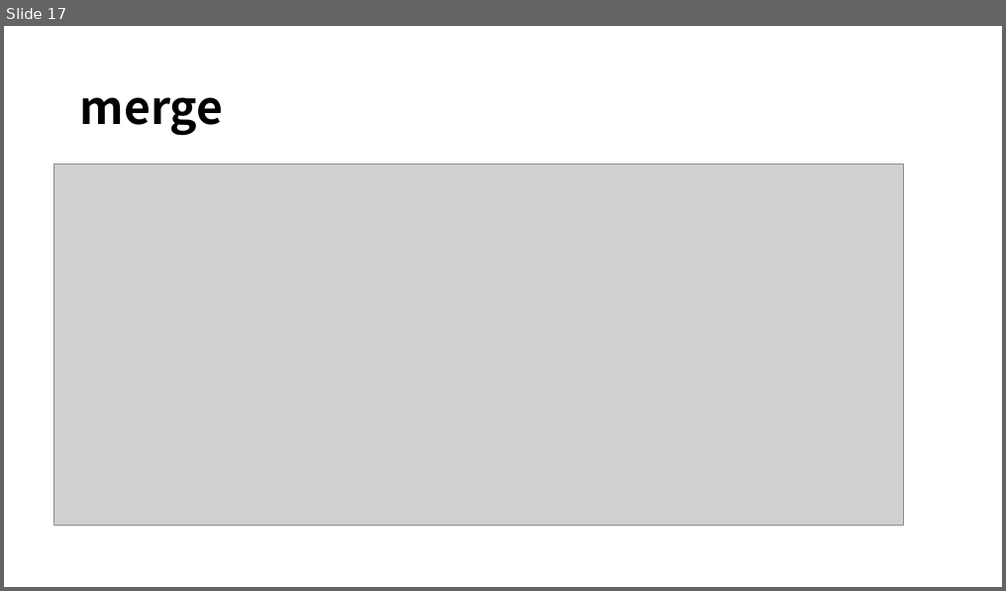
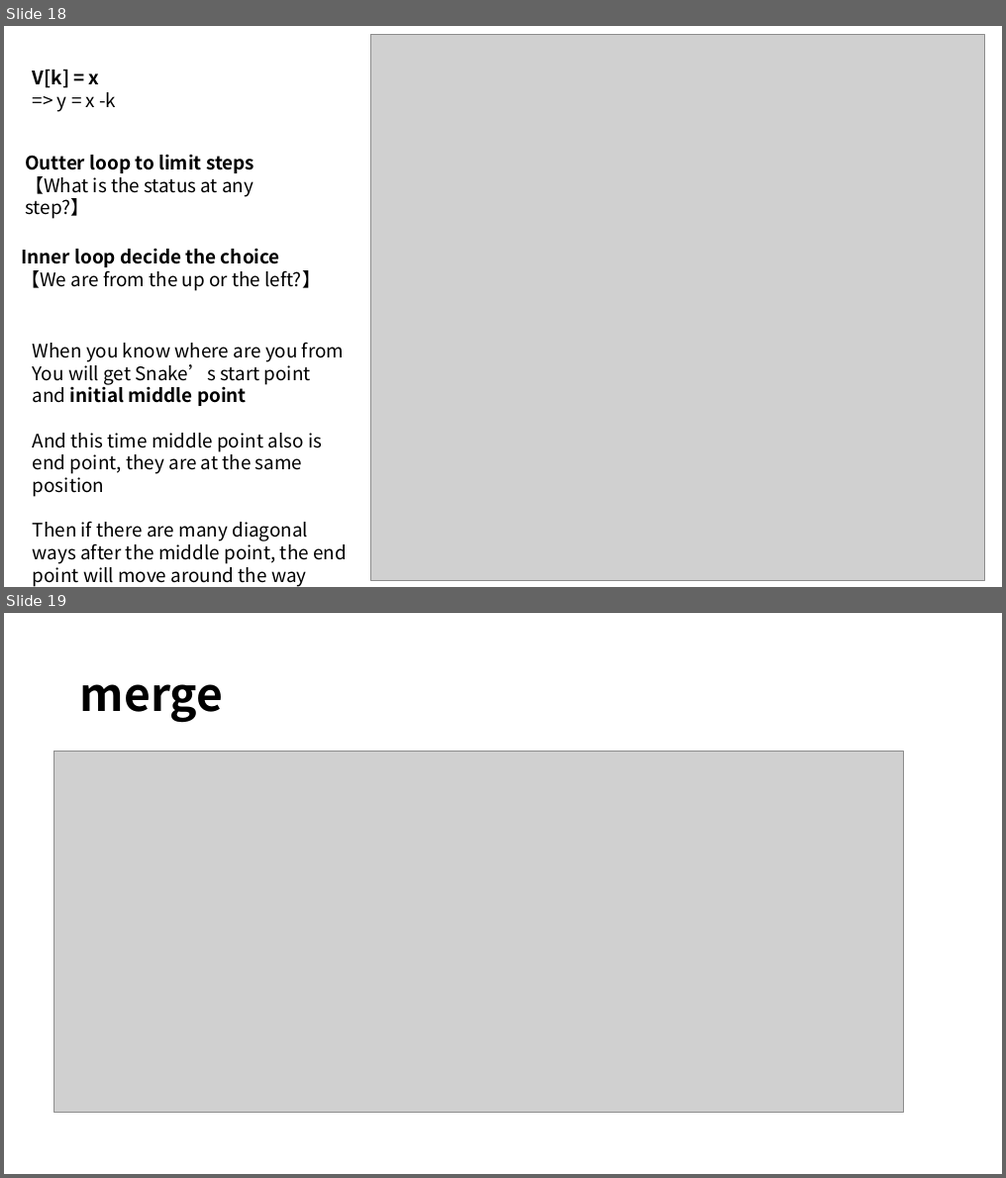
Before and after one commit to ReZeroS/git, a slide deck: doc/ZIT.pptx. Shown one above the other, each under a label of ours: slide 17 before the commit, slides 18 and 19 after it. The pictures are 1006x591 and 1006x1178 pixels, drawn with LibreOffice and Linux fonts; fonts in the diff are those of the drawing; grey boxes stand for pictures. Boxes give left, top, right and bottom in pixels: in the first picture for what was removed or moved away, otherwise in the second. Text is boxed around its words. In the diff, an @@ line names an element or a change of style, - is before the commit and + after.

```diff
--- a/doc/ZIT.pptx
+++ b/doc/ZIT.pptx
@@ slide 18 added at (x1=4, y1=26, x2=1002, y2=587), background #FFFFFF @@
@@ picture added at (x1=371, y1=34, x2=985, y2=581) @@
@@ text added at (x1=33, y1=69, x2=116, y2=112), 18 pt, text #000000 @@
+V[k] = x
+=> y = x -k
@@ text added at (x1=25, y1=154, x2=254, y2=219), 18 pt, text #000000 @@
+Outter loop to limit steps
+【What is the status at any step?】
@@ text added at (x1=21, y1=248, x2=321, y2=291), 18 pt, text #000000 @@
+Inner loop decide the choice
+【We are from the up or the left?】
@@ text added at (x1=33, y1=342, x2=347, y2=587), 18 pt, text #000000 @@
+When you know where are you from
+You will get Snake’s start point and initial middle point
+And this time middle point also is end point, they are at the same position
+Then if there are many diagonal ways after the middle point, the end point will move around the way
@@ what was slide 17 is now slide 19 @@
```
Also in this commit, not shown: 6 slides changed, 9 other slides added, 7 slides removed, 2 other files.
